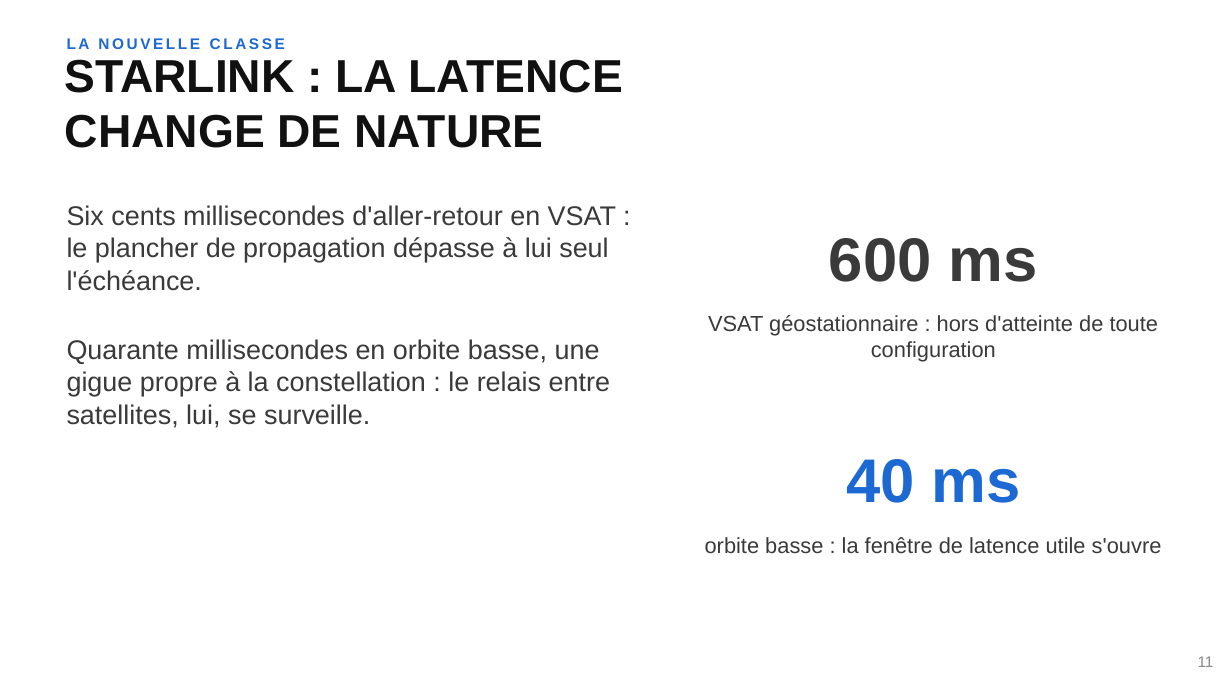
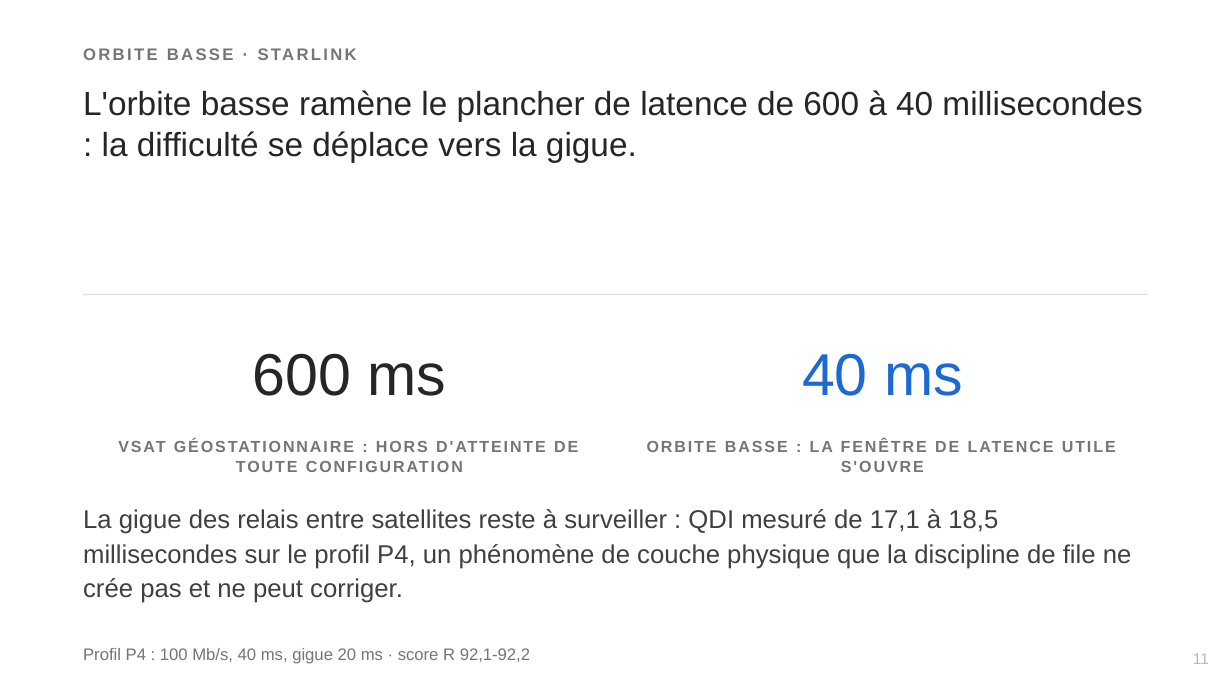
Before and after one commit to Realms4239/cgo, a slide deck: slide 11 of book/soutenance.pptx. Drawn at 1232x693 pixels with LibreOffice and Linux fonts; fonts in the diff are those of the drawing. Boxes give left, top, right and bottom in pixels: in the first picture for what was removed or moved away, otherwise in the second. Text is boxed around its words. In the diff, an @@ line names an element or a change of style, - is before the commit and + after.

```diff
--- a/book/soutenance.pptx
+++ b/book/soutenance.pptx
@@ text at (83, 90, 1142, 163): text changed; size 36 to 26 pt; text colour #111111 to #262626; bold off @@
-STARLINK : LA LATENCE
-CHANGE DE NATURE
+L'orbite basse ramène le plancher de latence de 600 à 40 millisecondes : la difficulté se déplace vers la gigue.
@@ text at (83, 91, 290, 116): text changed; size 12 to 13 pt; text colour #1C69D4 to #757575 @@
-LA NOUVELLE CLASSE
+ORBITE BASSE · STARLINK
@@ text removed at (67, 205, 616, 291) @@
-Six cents millisecondes d'aller-retour en VSAT : le plancher de propagation dépasse à lui seul l'échéance.
@@ rectangle added at (83, 294, 1149, 295), fill #E0E0E0 @@
@@ text "600 ms": place and size @@
-text "600 ms" at (829, 238, 1038, 282)
+text "600 ms" at (253, 353, 447, 396)
@@ text "600 ms" at (253, 353, 447, 396): size 48 to 46 pt, text colour #3A3A3A to #262626, bold off @@
@@ text "40 ms": place and size @@
-text "40 ms" at (846, 459, 1021, 503)
+text "40 ms" at (802, 353, 963, 396)
@@ text "40 ms" at (802, 353, 963, 396): size 48 to 46 pt, bold off @@
@@ text removed at (67, 339, 610, 428) @@
-Quarante millisecondes en orbite basse, une gigue propre à la constellation : le relais entre satellites, lui, se surveille.
@@ text at (436, 441, 630, 564): text changed; size 17 to 12.5 pt; text colour #3A3A3A to #757575; bold on @@
-VSAT géostationnaire : hors d'atteinte de toute configuration
+VSAT GÉOSTATIONNAIRE : HORS D'ATTEINTE DE TOUTE CONFIGURATION
@@ text at (841, 461, 924, 472): text changed; size 17 to 12.5 pt; text colour #3A3A3A to #757575; bold on @@
-orbite basse : la fenêtre de latence utile s'ouvre
+ORBITE BASSE : LA FENÊTRE DE LATENCE UTILE S'OUVRE
@@ text added at (83, 509, 1132, 603), 20 pt, text #404040 @@
+La gigue des relais entre satellites reste à surveiller : QDI mesuré de 17,1 à 18,5 millisecondes sur le profil P4, un phénomène de couche physique que la discipline de file ne crée pas et ne peut corriger.
@@ text added at (83, 648, 530, 664), 13 pt, text #757575 @@
+Profil P4 : 100 Mb/s, 40 ms, gigue 20 ms · score R 92,1-92,2
@@ text "11" at (1193, 654, 1209, 664): text colour #8A8A8A to #B9B9B9 @@
```
Also in this commit, not shown: 20 other slides changed, 5 slides added, 5 slides removed, 4 other files.
